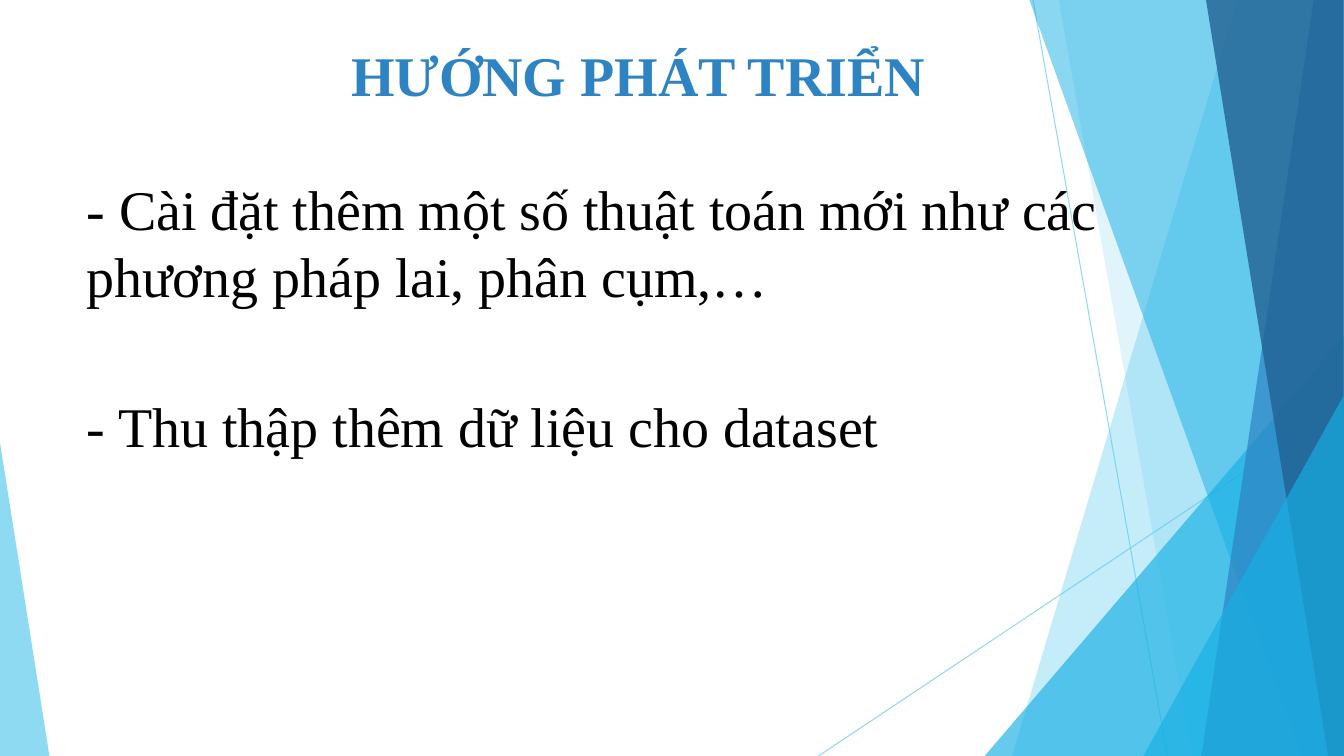
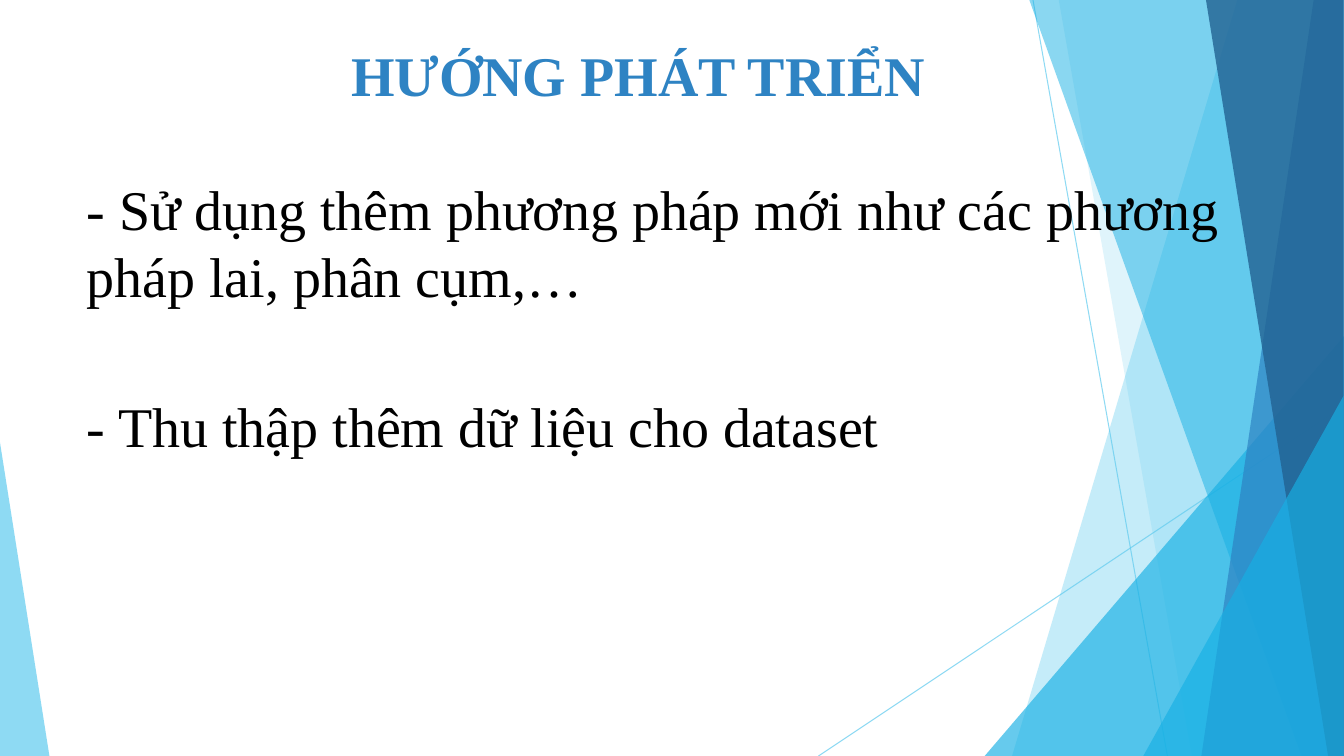
Before and after one commit to tuyennta/JobRecSys, a slide deck: slide 14 of Documents/Báo cáo/Bao cao KLTN_2.pptx. Drawn at 1344x756 pixels with LibreOffice and Linux fonts; fonts in the diff are those of the drawing. Boxes give left, top, right and bottom in pixels: in the first picture for what was removed or moved away, otherwise in the second. Text is boxed around its words. In the diff, an @@ line names an element or a change of style, - is before the commit and + after.

```diff
--- a/Documents/Báo cáo/Bao cao KLTN_2.pptx
+++ b/Documents/Báo cáo/Bao cao KLTN_2.pptx
@@ text at <box>87,186,1218,308</box>: text changed @@
-- Cài đặt thêm một số thuật toán mới như các phương pháp lai, phân cụm,…
+- Sử dụng thêm phương pháp mới như các phương pháp lai, phân cụm,…
```
Also in this commit, not shown: 3 other slides changed.
